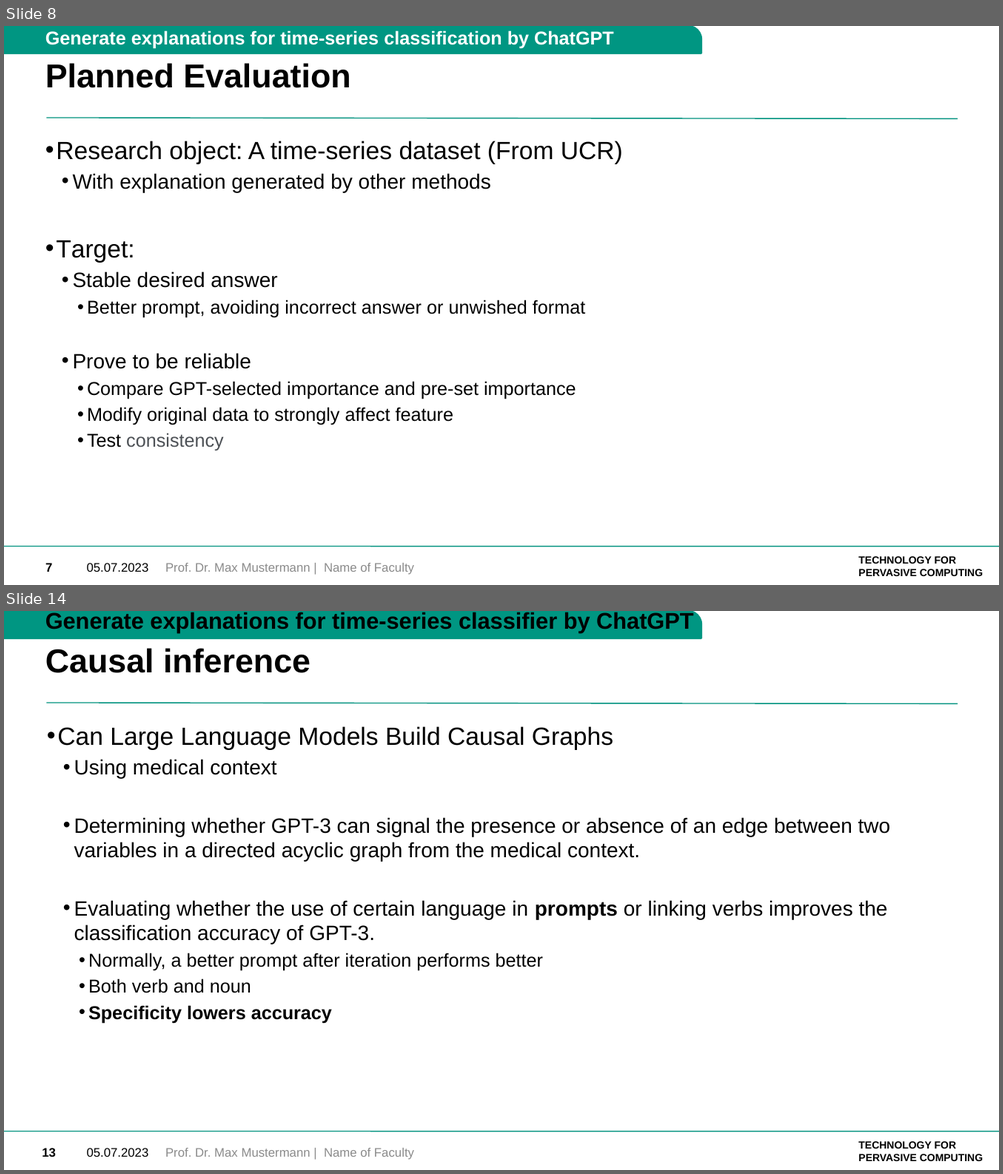
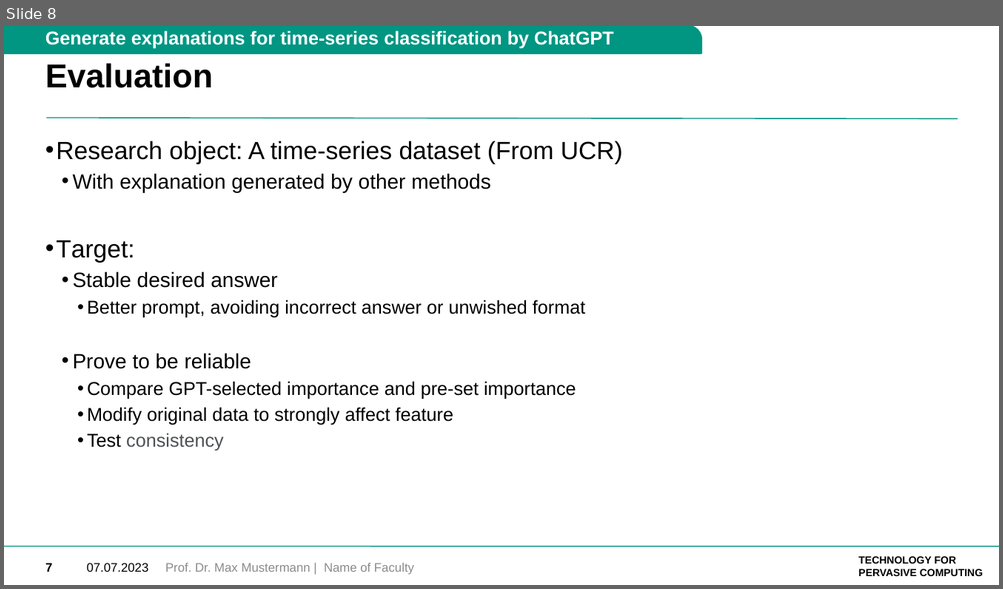
Before and after one commit to lab992/Generate_explanations_for_classification_by_ChatGPT, a slide deck: doc/07.07/07.07_proposal.pptx. Shown one above the other, each under a label of ours: slides 8 and 14 before the commit, slide 8 after it; the slides between them are not shown. The pictures are 1003x1174 and 1003x589 pixels, drawn with LibreOffice and Linux fonts; fonts in the diff are those of the drawing; background and template pictures are left out. Boxes give left, top, right and bottom in pixels: in the first picture for what was removed or moved away, otherwise in the second. Text is boxed around its words. In the diff, an @@ line names an element or a change of style, - is before the commit and + after.

```diff
--- a/doc/07.07/07.07_proposal.pptx
+++ b/doc/07.07/07.07_proposal.pptx
@@ slide 14 removed at bbox=[4, 611, 999, 1170], background picture (left out); not listed: 7 template elements that a slide beside it also shows @@
@@ text removed at bbox=[45, 612, 693, 633] @@
-Generate explanations for time-series classifier by ChatGPT
@@ title removed at bbox=[45, 648, 310, 673] @@
-Causal inference
@@ text removed at bbox=[57, 726, 891, 1023] @@
-• Can Large Language Models Build Causal Graphs
-  • Using medical context
-  • Determining whether GPT-3 can signal the presence or absence of an edge between two variables in a directed acyclic graph from the medical context.
-  • Evaluating whether the use of certain language in prompts or linking verbs improves the classification accuracy of GPT-3.
-    • Normally, a better prompt after iteration performs better
-    • Both verb and noun
-    • Specificity lowers accuracy
@@ text removed at bbox=[165, 1148, 414, 1160] @@
-Prof. Dr. Max Mustermann | Name of Faculty
@@ slide 8 changed as well @@
@@ title at bbox=[45, 63, 213, 88]: text changed @@
-Planned Evaluation
+Evaluation
@@ text at bbox=[87, 563, 149, 572]: text changed @@
-05.07.2023
+07.07.2023
```
Also in this commit, not shown: 6 other slides changed, 5 other slides removed, 1 other file.
